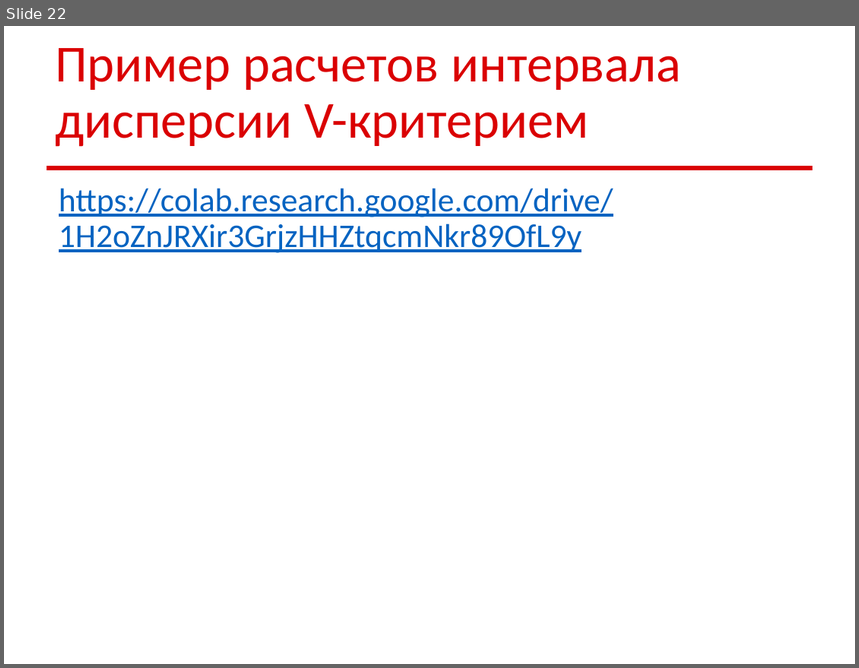
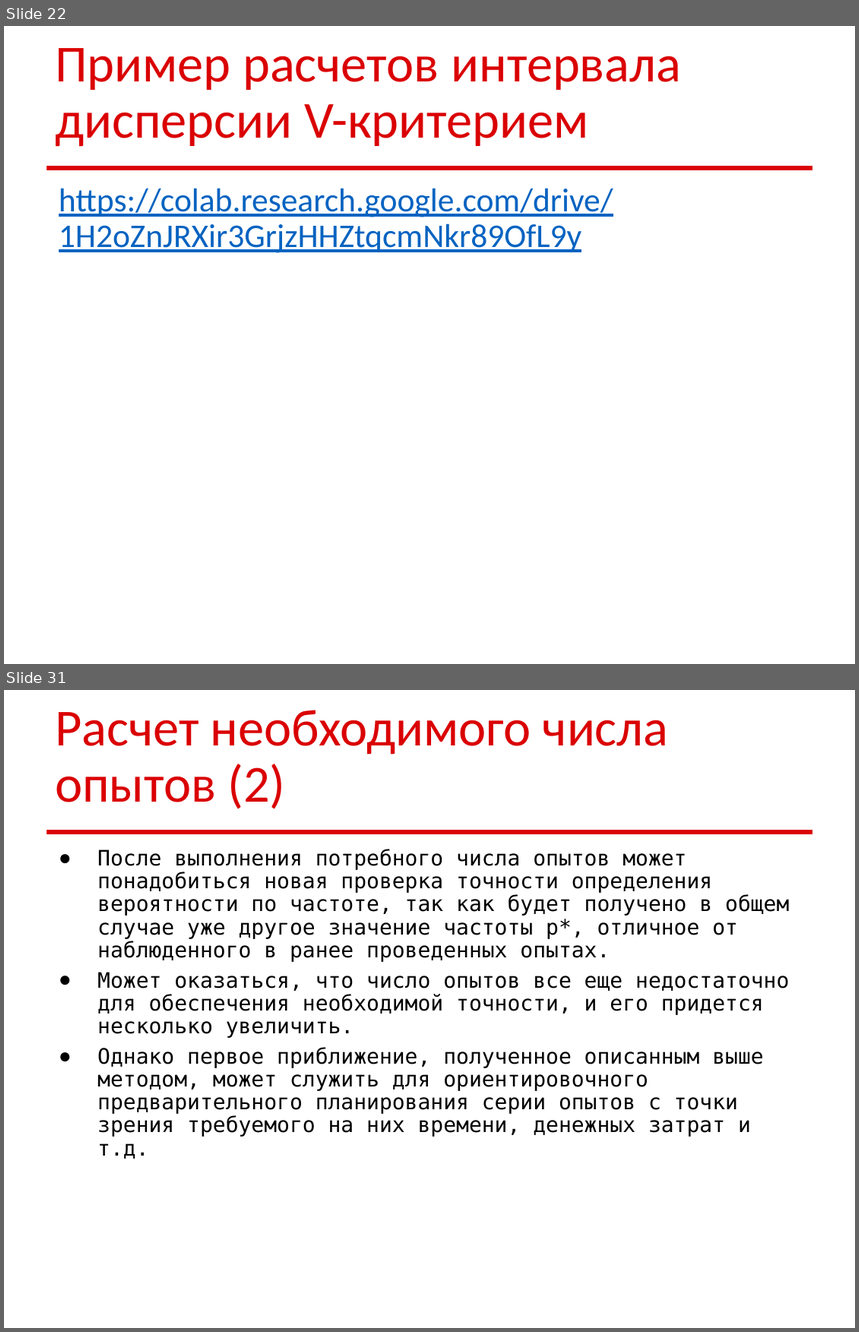
Before and after one commit to sudakov/math-for-ds, a slide deck: math_ds_03.pptx. Shown one above the other, each under a label of ours: slide 22 before the commit, slides 22 and 31 after it; the slides between them are not shown. The pictures are 859x668 and 859x1332 pixels, drawn with LibreOffice and Linux fonts; fonts in the diff are those of the drawing. Boxes give left, top, right and bottom in pixels: in the first picture for what was removed or moved away, otherwise in the second. Text is boxed around its words. In the diff, an @@ line names an element or a change of style, - is before the commit and + after.

```diff
--- a/math_ds_03.pptx
+++ b/math_ds_03.pptx
@@ slide 31 added at [4,690,855,1328], background #FFFFFF; not listed: 1 template element that a slide beside it also shows @@
@@ title added at [55,710,669,809], 44 pt, text #DA0002 @@
+Расчет необходимого числа опытов (2)
@@ text added at [97,849,789,1159], 18 pt, text #000000 @@
+● После выполнения потребного числа опытов может понадобиться новая проверка точности определения вероятности по частоте, так как будет получено в общем случае уже другое значение частоты р*, отличное от наблюденного в ранее проведенных опытах.
+● Может оказаться, что число опытов все еще недостаточно для обеспечения необходимой точности, и его придется несколько увеличить.
+● Однако первое приближение, полученное описанным выше методом, может служить для ориентировочного предварительного планирования серии опытов с точки зрения требуемого на них времени, денежных затрат и т.д.
```
Also in this commit, not shown: 3 slides changed, 10 other slides added.
